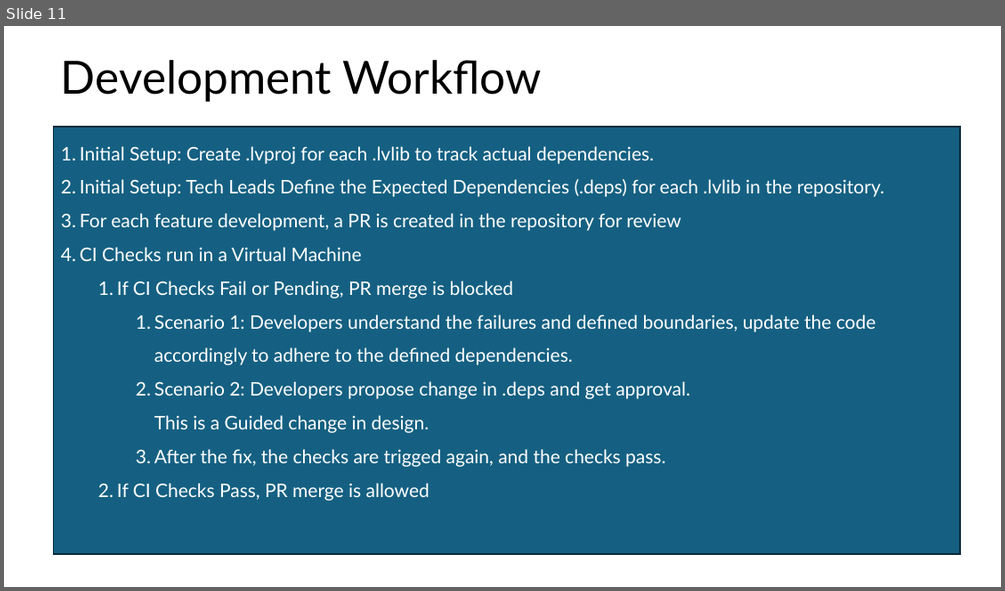
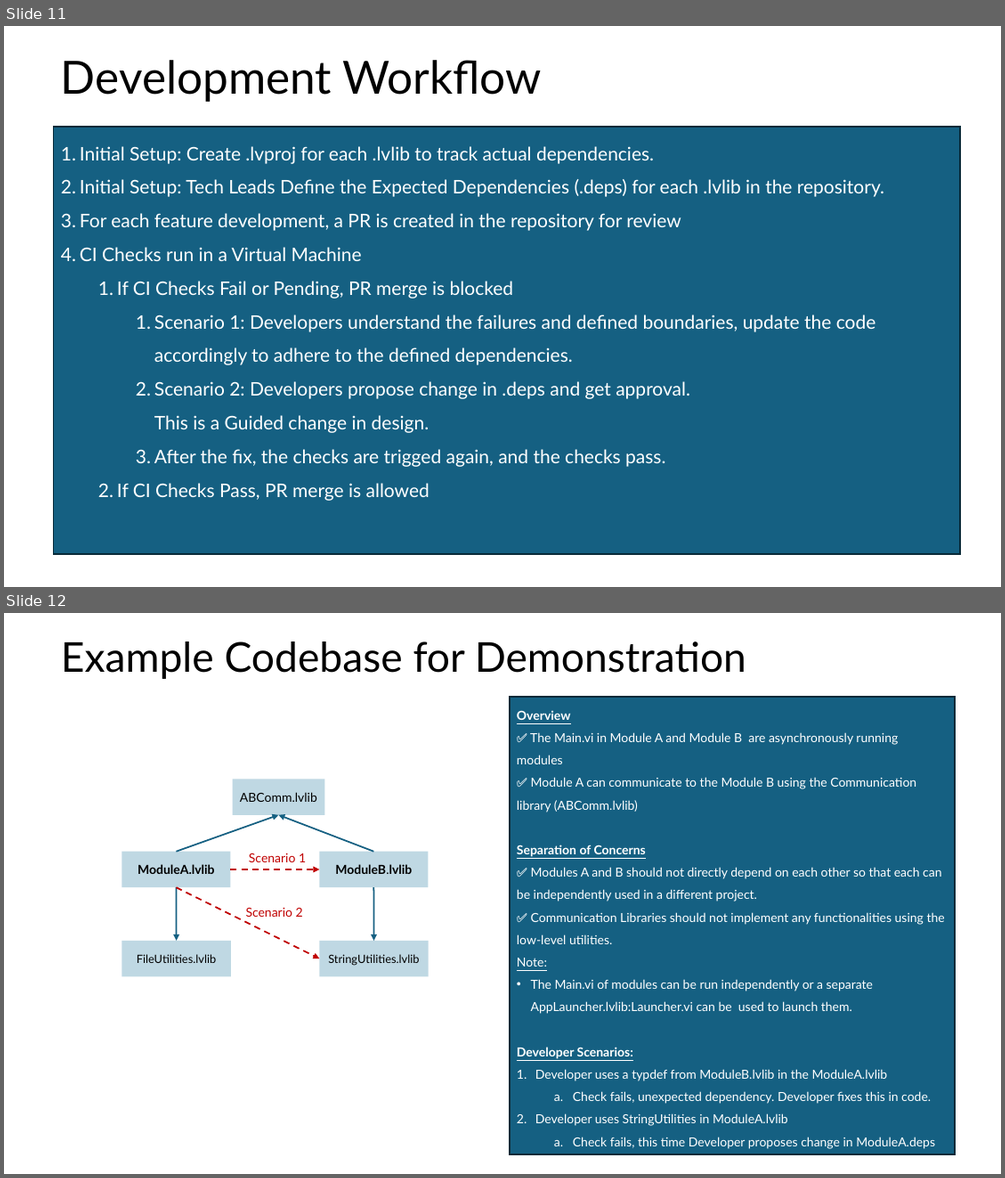
Before and after one commit to karthickshanmugarao/sw-deps-monitor, a slide deck: Docs/Automated Dependency Monitoring in CI Pipeline.pptx. Shown one above the other, each under a label of ours: slide 11 before the commit, slides 11 and 12 after it. The pictures are 1005x591 and 1005x1178 pixels, drawn with LibreOffice and Linux fonts; fonts in the diff are those of the drawing. Boxes give left, top, right and bottom in pixels: in the first picture for what was removed or moved away, otherwise in the second. Text is boxed around its words. In the diff, an @@ line names an element or a change of style, - is before the commit and + after.

```diff
--- a/Docs/Automated Dependency Monitoring in CI Pipeline.pptx
+++ b/Docs/Automated Dependency Monitoring in CI Pipeline.pptx
@@ slide 12 added at <box>4,613,1001,1174</box>, background #FFFFFF @@
@@ title added at <box>61,641,746,679</box>, 39.6 pt, text #000000 @@
+Example Codebase for Demonstration
@@ rectangle added at <box>510,697,955,1154</box>, fill #156082, outline #092A39 1.5 pt, 12 pt, text #FFFFFF @@
+Overview
+✅ The Main.vi in Module A and Module B are asynchronously running modules
+✅ Module A can communicate to the Module B using the Communication library (ABComm.lvlib)
+Separation of Concerns
+✅ Modules A and B should not directly depend on each other so that each can be independently used in a different project.
+✅ Communication Libraries should not implement any functionalities using the low-level utilities.
+Note:
+• The Main.vi of modules can be run independently or a separate AppLauncher.lvlib:Launcher.vi can be used to launch them.
+Developer Scenarios:
+1. Developer uses a typdef from ModuleB.lvlib in the ModuleA.lvlib
+  a. Check fails, unexpected dependency. Developer fixes this in code.
+2. Developer uses StringUtilities in ModuleA.lvlib
+  a. Check fails, this time Developer proposes change in ModuleA.deps since there is a need and it does not affect the reusability of Module.
@@ arrow added from (231, 869) to (320, 869), #C00000 1.5 pt dashed @@
@@ text added at <box>249,853,306,862</box>, 12 pt, text #C00000 @@
+Scenario 1
@@ arrow added from (176, 887) to (320, 958), #C00000 1.5 pt dashed @@
@@ group added at <box>122,779,429,976</box>: 5 rectangles, 4 arrows @@
+ModuleB.lvlib
+ModuleA.lvlib
+ABComm.lvlib
+StringUtilities.lvlib
+FileUtilities.lvlib
@@ text added at <box>246,908,303,916</box>, 12 pt, text #C00000 @@
+Scenario 2
```
Also in this commit, not shown: 14 slides changed.
